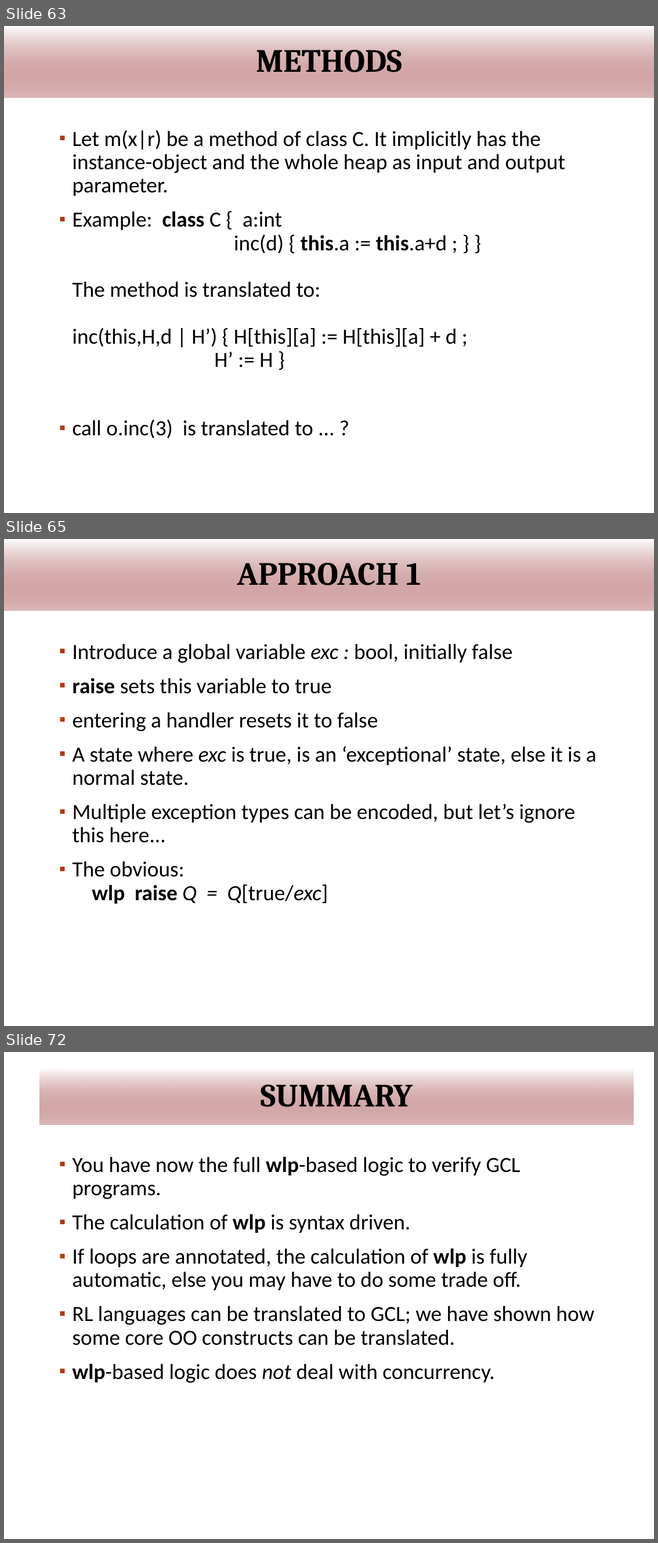
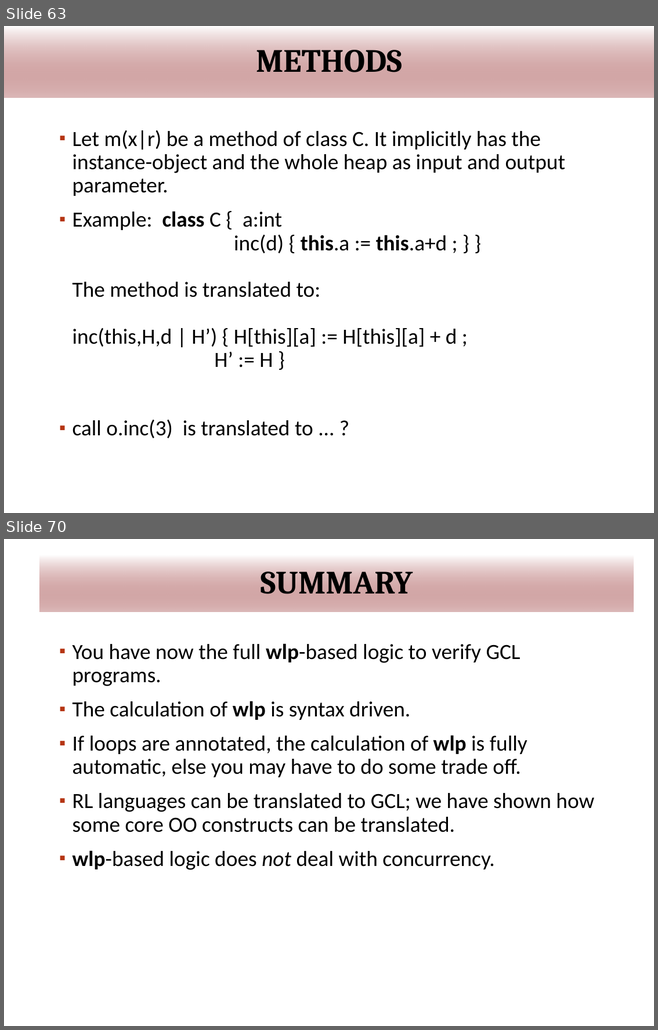
Before and after one commit to wooshrow/infopv, a slide deck: slides/PV_hoare.pptx. Shown one above the other, each under a label of ours: slides 63, 65 and 72 before the commit, slides 63 and 70 after it; the slides between them are not shown. The pictures are 658x1543 and 658x1030 pixels, drawn with LibreOffice and Linux fonts; fonts in the diff are those of the drawing; background and template pictures are left out. Boxes give left, top, right and bottom in pixels: in the first picture for what was removed or moved away, otherwise in the second. Text is boxed around its words. In the diff, an @@ line names an element or a change of style, - is before the commit and + after.

```diff
--- a/slides/PV_hoare.pptx
+++ b/slides/PV_hoare.pptx
@@ slide 65 removed at [4, 539, 654, 1026], background #FFFFFF; not listed: 1 template element that a slide beside it also shows @@
@@ title removed at [4, 539, 654, 610] @@
-APPROACH 1
@@ text removed at [72, 644, 596, 904] @@
-▪ Introduce a global variable exc : bool, initially false
-▪ raise sets this variable to true
-▪ entering a handler resets it to false
-▪ A state where exc is true, is an ‘exceptional’ state, else it is a normal state.
-▪ Multiple exception types can be encoded, but let’s ignore this here...
-▪ The obvious:
-  wlp raise Q = Q[true/exc]
@@ page number removed at [607, 984, 641, 1011] @@
-65
@@ what was slide 72 is now slide 70 @@
```
Also in this commit, not shown: 6 slides changed, 1 slide added, 2 other slides removed, 1 other file.
